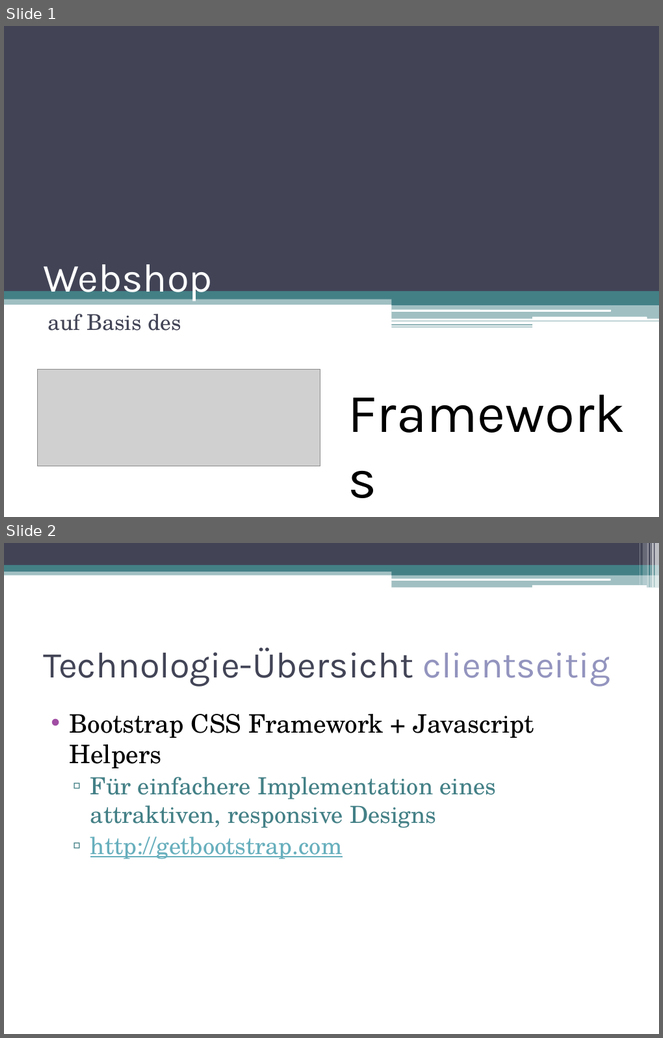
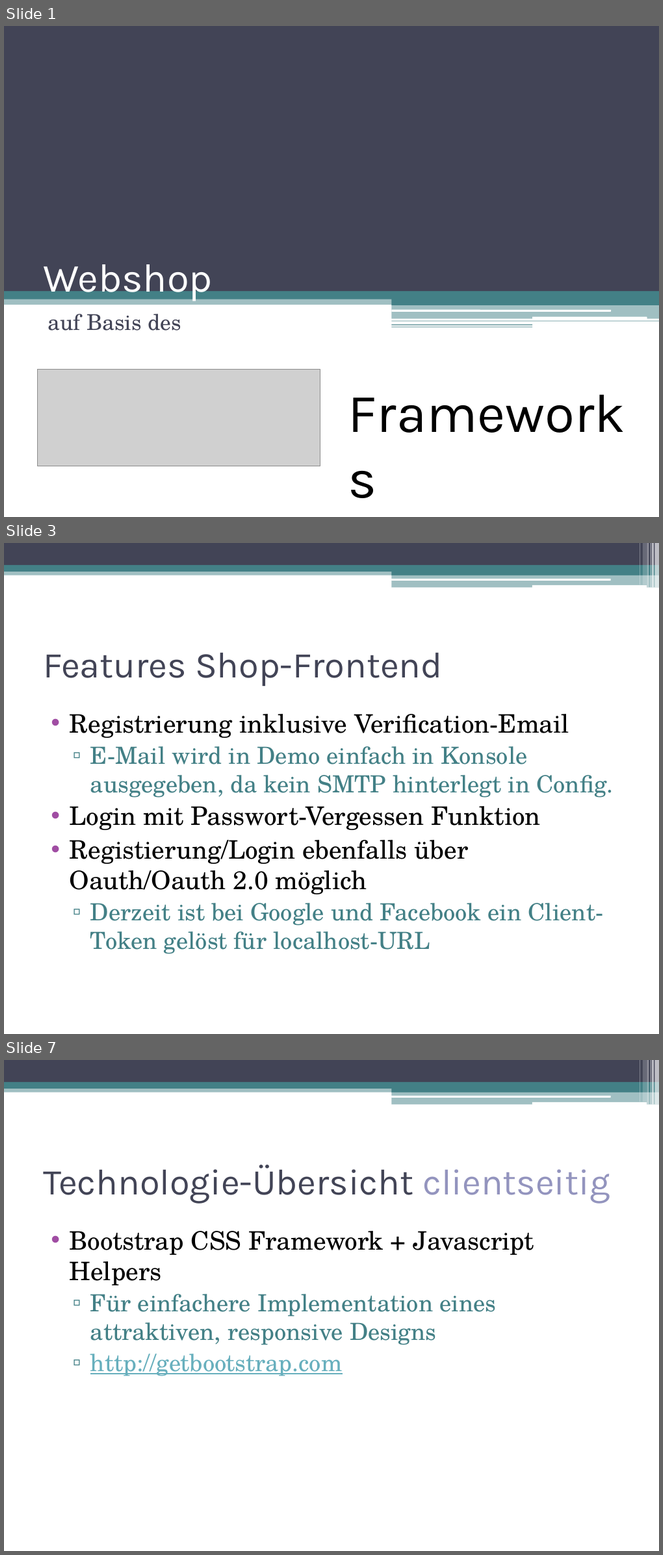
Before and after one commit to jaggr2/ch.bfh.bti7054.w2013.p.blastshop, a slide deck: docs/Slides_detailled_version.pptx. Shown one above the other, each under a label of ours: slides 1 and 2 before the commit, slides 1, 3 and 7 after it; the slides between them are not shown. The pictures are 663x1038 and 663x1555 pixels, drawn with LibreOffice and Linux fonts; fonts in the diff are those of the drawing; grey boxes stand for pictures. Boxes give left, top, right and bottom in pixels: in the first picture for what was removed or moved away, otherwise in the second. Text is boxed around its words. In the diff, an @@ line names an element or a change of style, - is before the commit and + after.

```diff
--- a/docs/Slides_detailled_version.pptx
+++ b/docs/Slides_detailled_version.pptx
@@ slide 3 added at bbox=[4, 543, 659, 1034], background #FFFFFF; not listed: 13 template elements that a slide beside it also shows @@
@@ title added at bbox=[43, 653, 443, 686], 40 pt, text #424456 @@
+Features Shop-Frontend
@@ text added at bbox=[70, 714, 614, 954], 26 pt, text #438086 @@
+• Registrierung inklusive Verification-Email
+  ▫ E-Mail wird in Demo einfach in Konsole ausgegeben, da kein SMTP hinterlegt in Config.
+• Login mit Passwort-Vergessen Funktion
+• Registierung/Login ebenfalls über Oauth/Oauth 2.0 möglich
+  ▫ Derzeit ist bei Google und Facebook ein Client-Token gelöst für localhost-URL
@@ what was slide 2 is now slide 7 @@
```
Also in this commit, not shown: 1 slide changed, 4 other slides added, 2 other files.
